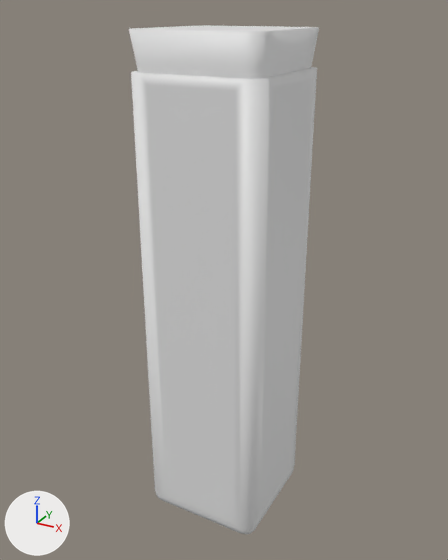
One commit to the Blender file Content/Meshes/testtube.blend: the scene before it, then after it.
Before and after are seen from a 50 mm camera at (6.47, -11.9, 12.18) aimed at (-0.12, 0.08, 6.19). Arrows for +X, +Y and +Z are at lower left; the lights stay in place.

The first picture shows 'Container', 'Plug'.
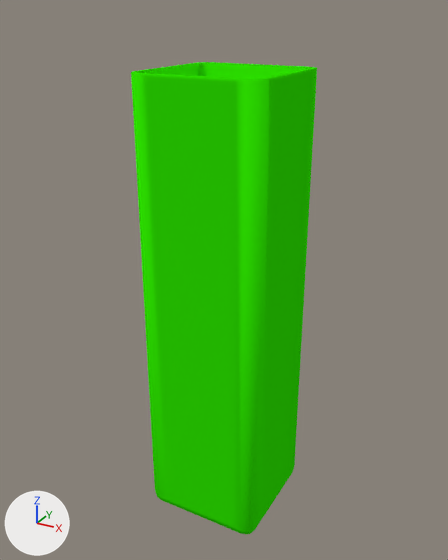
What changed in the scene script:
```text
Add mat_material:
    mat_material = diffuse_material('Material')
    mat_material.base_color = (0.028, 0.8, 0.0)  # green #2fe700
Change me_plane:
    where me_plane.from_pydata(...)  # 148 vertices, 150 faces; spans x -1.5..1.5, y 8.5..11.5, z 0.0..11.0
    add me_plane.materials.append(mat_material)  # green #2fe700
Change ob_plug:
    add ob_plug.hide_viewport = True
```

What differs and where, as boxes [x1, y1, x2, y2] in the pictures (448 x 560 px):
'Container', recoloured (grey to green)
    both: [131, 62, 317, 534]
'Plug', hidden
    before: [129, 25, 319, 79]
